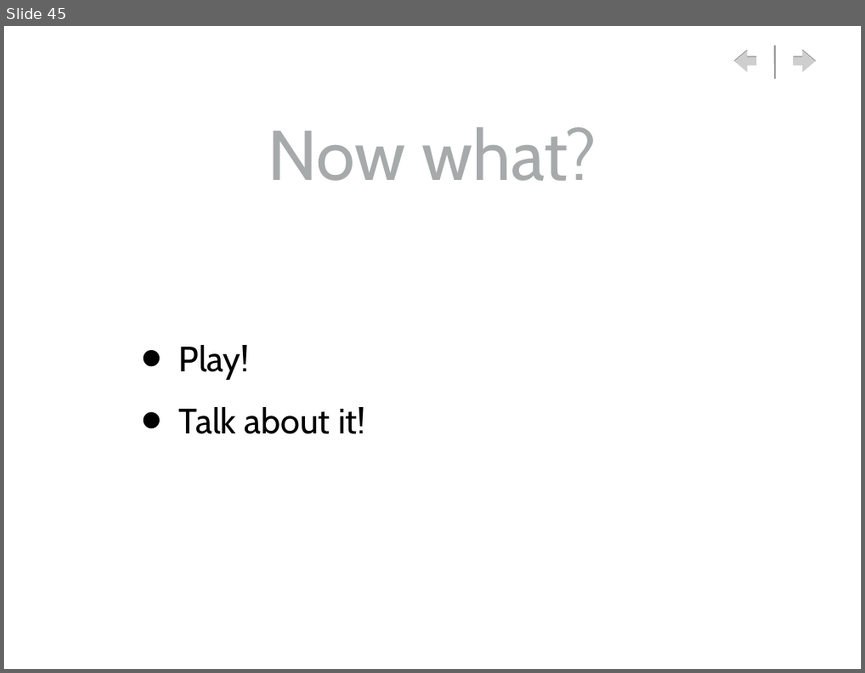
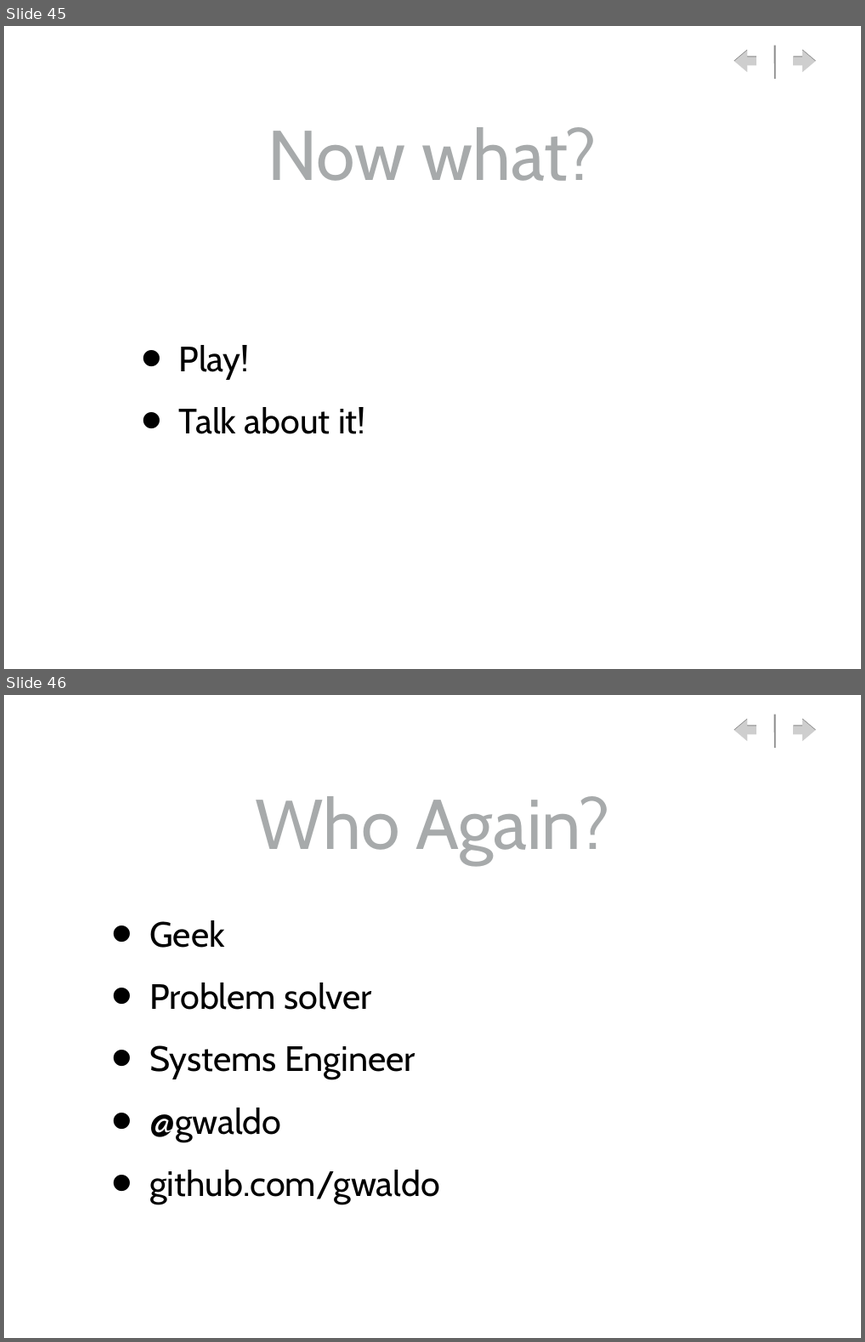
Before and after one commit to gwaldo/MongoDB_Intro, a slide deck: MongoDB_Intro.ppt. Shown one above the other, each under a label of ours: slide 45 before the commit, slides 45 and 46 after it. The pictures are 865x673 and 865x1342 pixels, drawn with LibreOffice and Linux fonts; fonts in the diff are those of the drawing; background and template pictures are left out. Boxes give left, top, right and bottom in pixels: in the first picture for what was removed or moved away, otherwise in the second. Text is boxed around its words. In the diff, an @@ line names an element or a change of style, - is before the commit and + after.

```diff
--- a/MongoDB_Intro.ppt
+++ b/MongoDB_Intro.ppt
@@ slide 46 added at (4,695,861,1338), background picture (left out); not listed: 3 template elements that a slide beside it also shows @@
@@ title added at (255,796,610,863), 84 pt, text #A7AAAB @@
+Who Again?
@@ text added at (149,920,440,1203), 42 pt, text #000000 @@
+• Geek
+• Problem solver
+• Systems Engineer
+• @gwaldo
+• github.com/gwaldo
```
Also in this commit, not shown: 3 other files.
